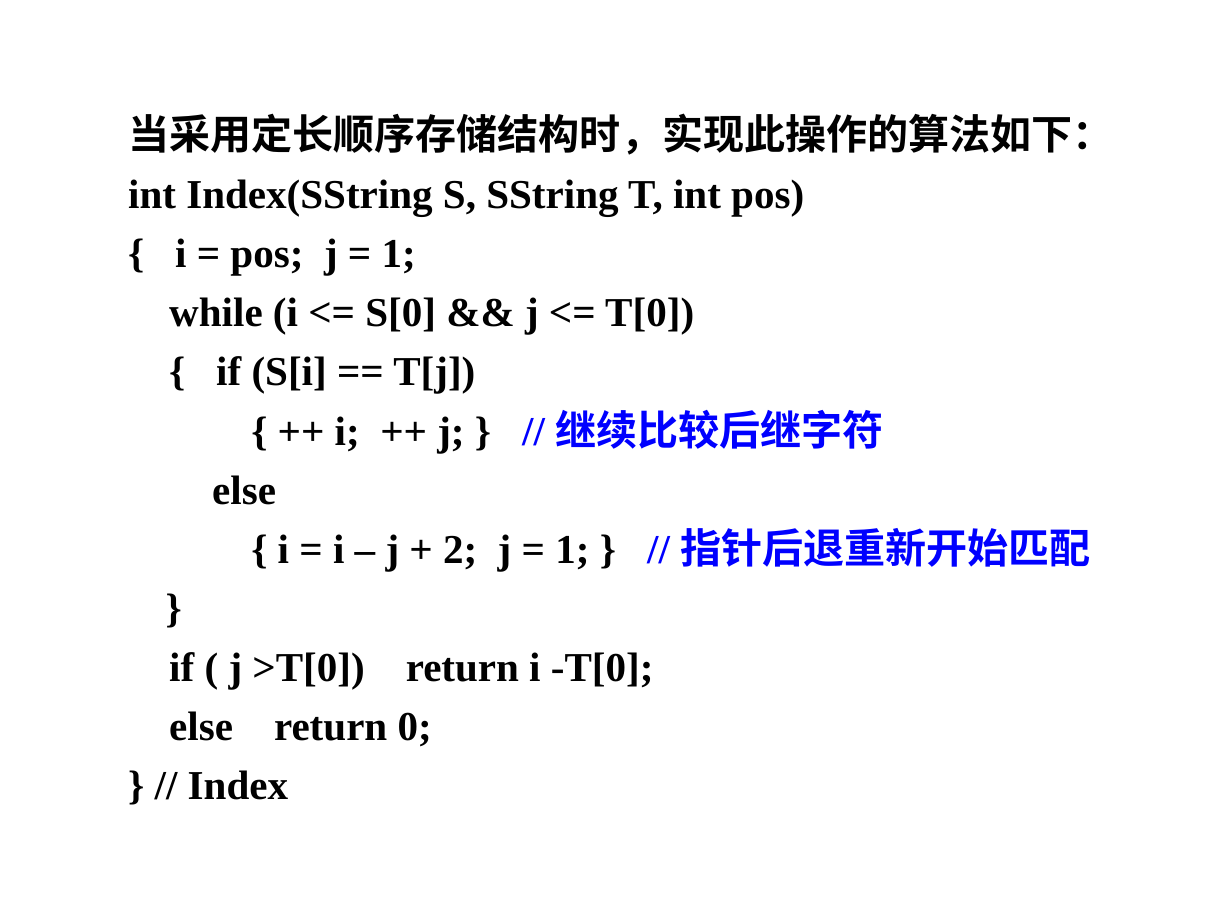
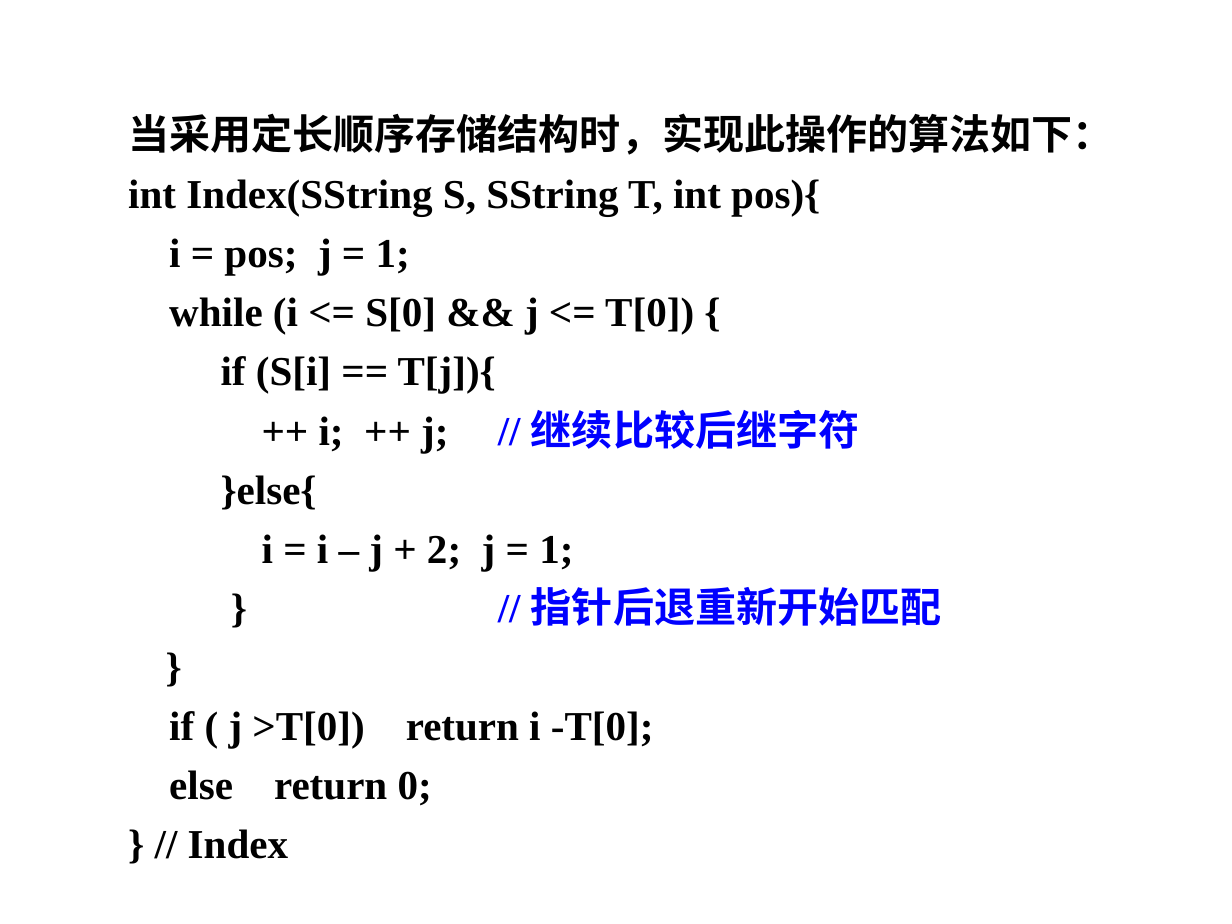
Before and after one commit to Gempittance/Data_Structur_Build, a slide deck: slide 46 of 数据结构PPT/ds4.pptx. Drawn at 1232x924 pixels with LibreOffice and Linux fonts; fonts in the diff are those of the drawing; background and template pictures are left out. Boxes give left, top, right and bottom in pixels: in the first picture for what was removed or moved away, otherwise in the second. Text is boxed around its words. In the diff, an @@ line names an element or a change of style, - is before the commit and + after.

```diff
--- a/数据结构PPT/ds4.pptx
+++ b/数据结构PPT/ds4.pptx
@@ text at (x1=128, y1=113, x2=1114, y2=859): text changed @@
-当采用定长顺序存储结构时，实现此操作的算法如下：
-int Index(SString S, SString T, int pos)
-{ i = pos; j = 1;
-while (i <= S[0] && j <= T[0])
-{ if (S[i] == T[j])
-{ ++ i; ++ j; } // 继续比较后继字符
-else
-{ i = i – j + 2; j = 1; } // 指针后退重新开始匹配
-}
-if ( j >T[0]) return i -T[0];
-else return 0;
-} // Index
+当采用定长顺序存储结构时，实现此操作的算法如下：
+int Index(SString S, SString T, int pos){
+i = pos; j = 1;
+while (i <= S[0] && j <= T[0]) {
+if (S[i] == T[j]){
+++ i; ++ j; // 继续比较后继字符
+}else{
+i = i – j + 2; j = 1;
+} // 指针后退重新开始匹配
+}
+if ( j >T[0]) return i -T[0];
+else return 0;
+} // Index
```
Also in this commit, not shown: 1 other slide changed.
